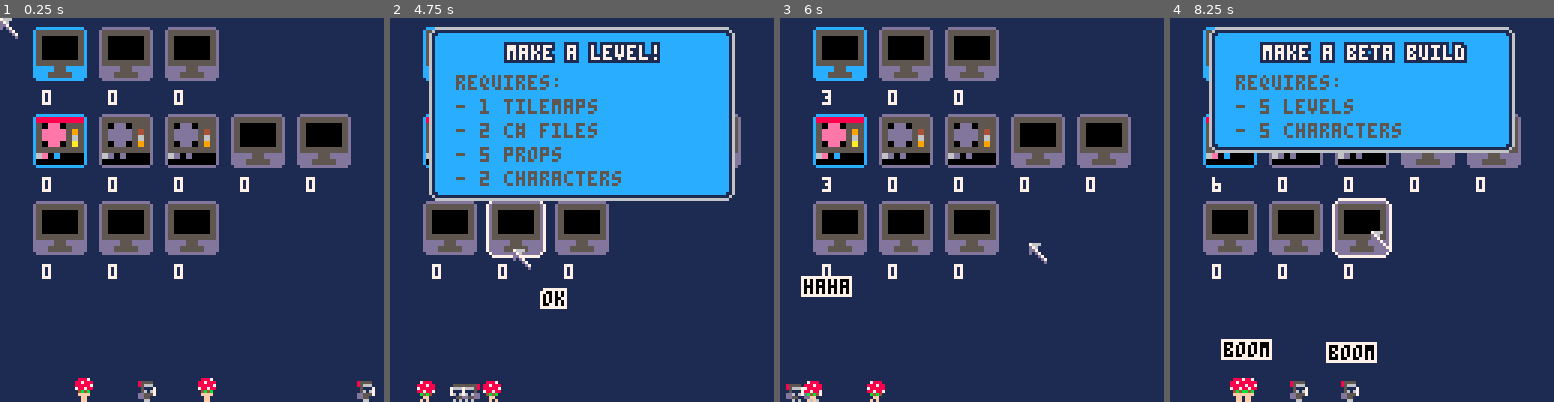
Above: before the commit, frames 1-4 (left to right).
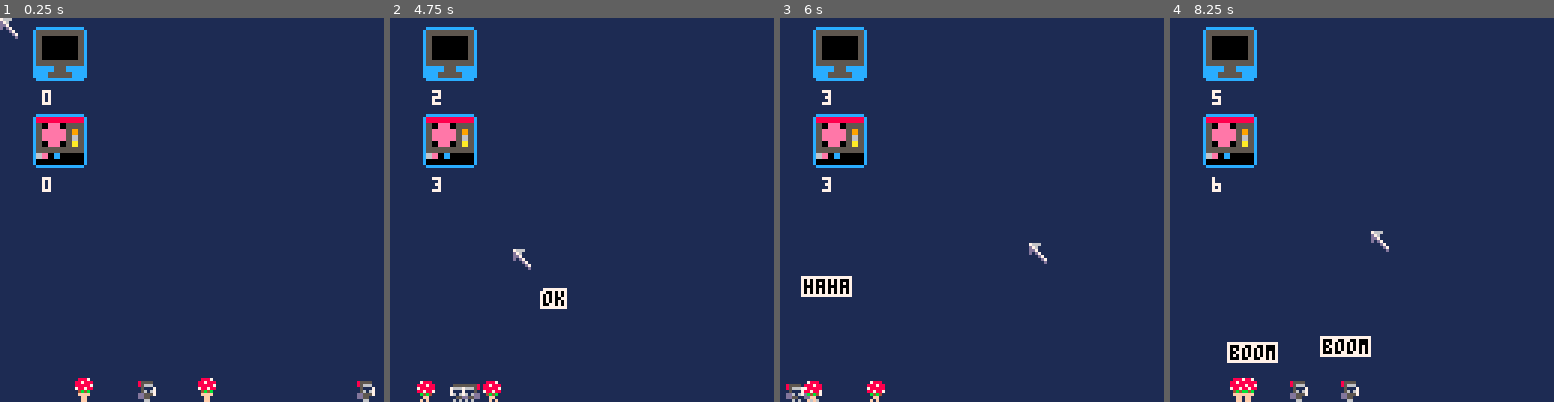
Above: after the commit, the same moments.

Repository: wesen/carts
Game: PICO-8 cartridge games/gamedevgame/gamedevgame.p8
Two runs of this game, one before a commit and one after it. Both use one fixed random seed, a clock stepped at 60 frames per second and the inputs below.
Inputs (mouse positions are in pixels of both pictures, inside the frame that each line leads up to):
- Up to frame 1 (0.25 s): no input
- Up to frame 2 (4.75 s): click (670, 121) at 0.67 s; click (436, 267) at 1.22 s; click (497, 114) at 1.77 s; click (562, 259) at 2.32 s; click (624, 106) at 2.87 s; click (685, 256) at 3.42 s; click (451, 102) at 3.97 s; click (512, 248) at 4.52 s
- Up to frame 3 (6 s): click (964, 94) at 5.07 s; click (1029, 244) at 5.62 s
- Up to frame 4 (8.25 s): click (1481, 90) at 6.17 s; click (1246, 236) at 6.72 s; click (1308, 83) at 7.27 s; click (1369, 229) at 7.82 s

The runs differ from the first frame. In frame 1, 18% of the frame differs, in the area x 8-92%, y 2-68%; in frame 2, 39%; in frame 3, 18%; in frame 4, 33%.

Commit message:
Add build a playtesting

Diff:
--- a/games/gamedevgame/gamedevgame.p8
+++ b/games/gamedevgame/gamedevgame.p8
@@ -644,7 +644,7 @@
  glb_resource_manager.resources[name]=self
 
  if glb_debug then
-  self.created=true
+  -- self.created=true
  end
 end)
 
@@ -924,6 +924,45 @@
  -- description
  "make a beta build",
  "game built"
+)
+
+res_build=resource_cls.init(
+ "build",
+ "game builds",
+ 2,2,
+ {level=5,character=5},
+ 2,
+ -- spr
+ 16,
+ -- description
+ "make a beta build",
+ "game built"
+)
+
+res_playtest=resource_cls.init(
+ "playtest",
+ "playtests",
+ 3,2,
+ {build=0},
+ .5,
+ -- spr
+ 16,
+ -- description
+ "playtest the beta build",
+ "game tested"
+)
+
+res_release=resource_cls.init(
+ "release",
+ "releases",
+ 4,2,
+ {build=5,playtest=100},
+ 10,
+ -- spr
+ 16,
+ -- description
+ "make a release",
+ "game released"
 )
 
 cls_worker=class(function(self,duration)
--- a/games/gamedevgame/resource.lua
+++ b/games/gamedevgame/resource.lua
@@ -22,7 +22,7 @@
  glb_resource_manager.resources[name]=self
 
  if glb_debug then
-  self.created=true
+  -- self.created=true
  end
 end)
 
--- a/games/gamedevgame/resources.lua
+++ b/games/gamedevgame/resources.lua
@@ -138,3 +138,42 @@
  "make a beta build",
  "game built"
 )
+
+res_build=resource_cls.init(
+ "build",
+ "game builds",
+ 2,2,
+ {level=5,character=5},
+ 2,
+ -- spr
+ 16,
+ -- description
+ "make a beta build",
+ "game built"
+)
+
+res_playtest=resource_cls.init(
+ "playtest",
+ "playtests",
+ 3,2,
+ {build=0},
+ .5,
+ -- spr
+ 16,
+ -- description
+ "playtest the beta build",
+ "game tested"
+)
+
+res_release=resource_cls.init(
+ "release",
+ "releases",
+ 4,2,
+ {build=5,playtest=100},
+ 10,
+ -- spr
+ 16,
+ -- description
+ "make a release",
+ "game released"
+)
